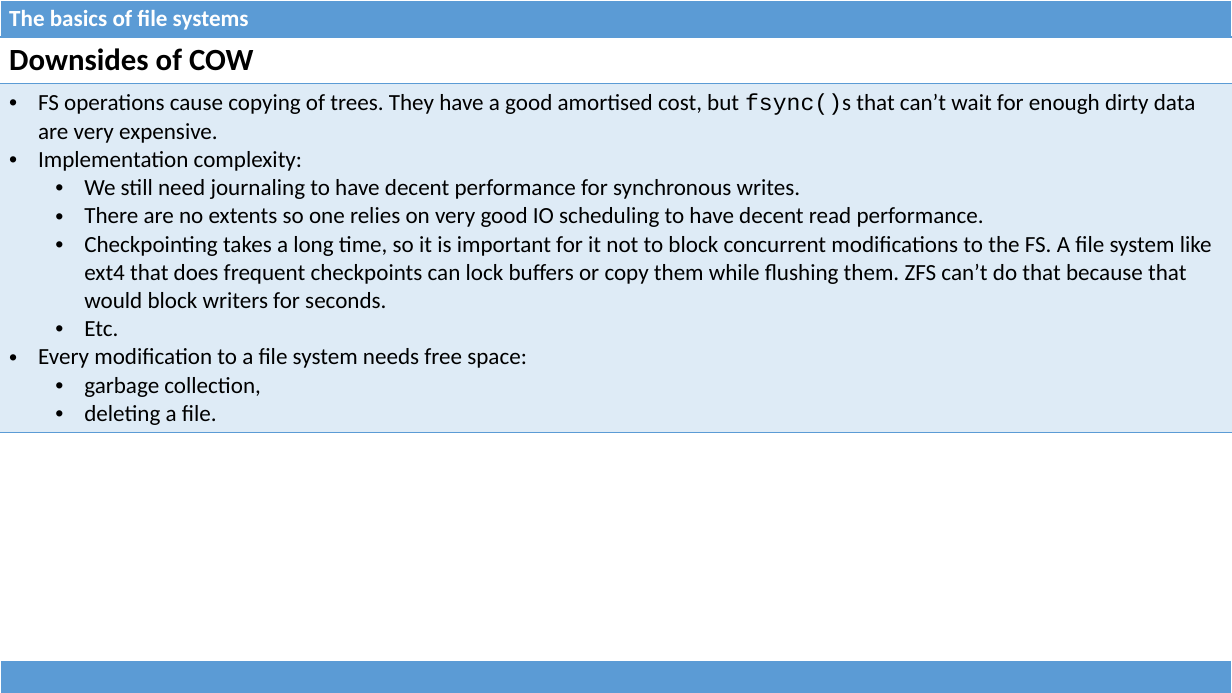
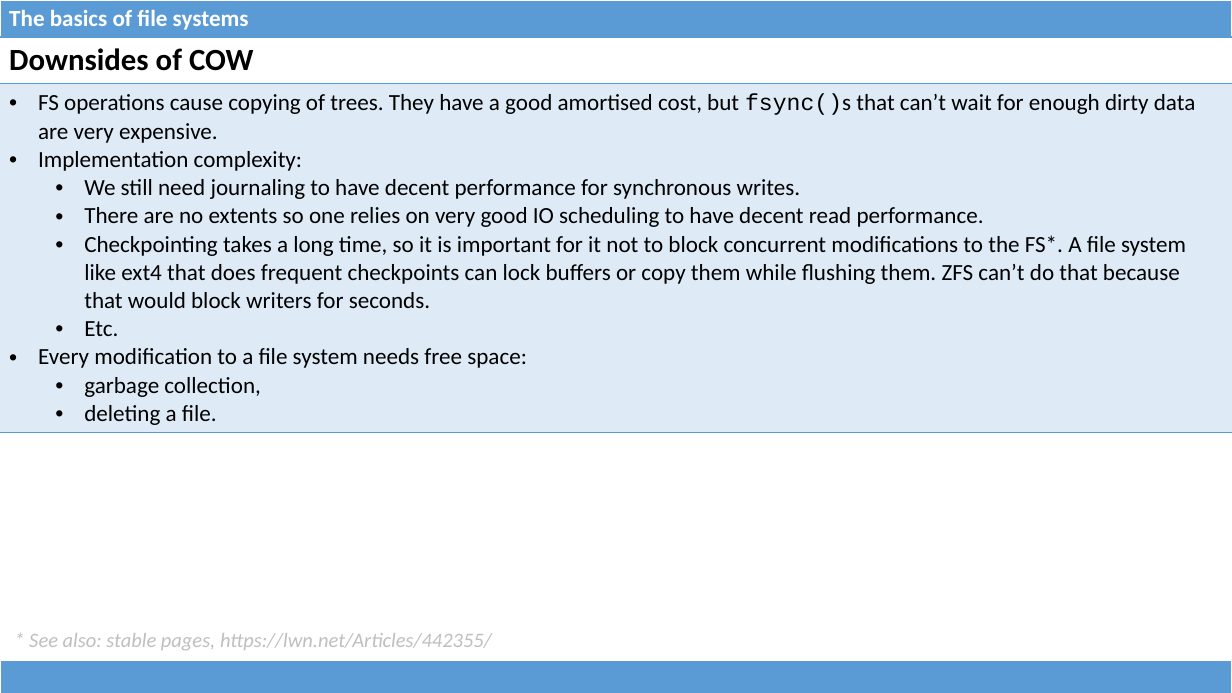
Before and after one commit to dominiquelefevre/filesystems-101-jb, a slide deck: slide 41 of talks/src/class07.pptx. Drawn at 1232x693 pixels with LibreOffice and Linux fonts; fonts in the diff are those of the drawing. Boxes give left, top, right and bottom in pixels: in the first picture for what was removed or moved away, otherwise in the second. Text is boxed around its words. In the diff, an @@ line names an element or a change of style, - is before the commit and + after.

```diff
--- a/talks/src/class07.pptx
+++ b/talks/src/class07.pptx
@@ table at [0, 37, 1232, 429] @@
-row 2, column 1: FS operations cause copying of trees. They have a good amortised cost, but fsync()s that can’t wait for enough dirty data are very expensive. / Implementation complexity: / We still need journaling to have decent performance for synchronous writes. / There are no extents so one relies on very good IO scheduling to have decent read performance. / Checkpointing takes a long time, so it is important for it not to block concurrent modifications to the FS. A file system like ext4 that does frequent checkpoints can lock buffers or copy them while flushing them. ZFS can’t do that because that would block writers for seconds. / Etc. / Every modification to a file system needs free space: / garbage collection, / deleting a file.
+row 2, column 1: FS operations cause copying of trees. They have a good amortised cost, but fsync()s that can’t wait for enough dirty data are very expensive. / Implementation complexity: / We still need journaling to have decent performance for synchronous writes. / There are no extents so one relies on very good IO scheduling to have decent read performance. / Checkpointing takes a long time, so it is important for it not to block concurrent modifications to the FS*. A file system like ext4 that does frequent checkpoints can lock buffers or copy them while flushing them. ZFS can’t do that because that would block writers for seconds. / Etc. / Every modification to a file system needs free space: / garbage collection, / deleting a file.
@@ text added at [29, 633, 492, 650], 16 pt, text #BFBFBF, italic @@
+* See also: stable pages, https://lwn.net/Articles/442355/
```
Also in this commit, not shown: 5 other slides changed, 1 other file.
